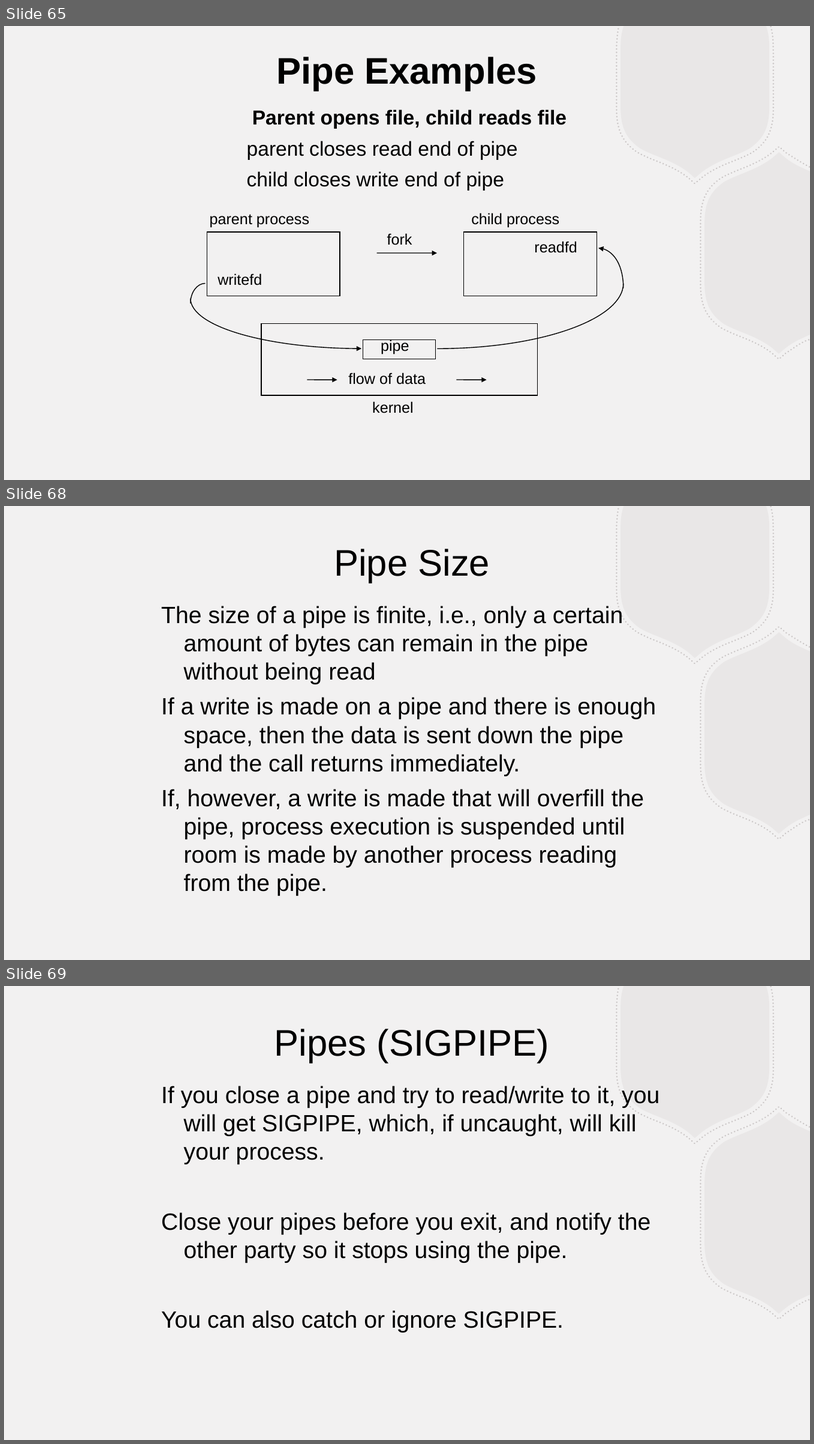
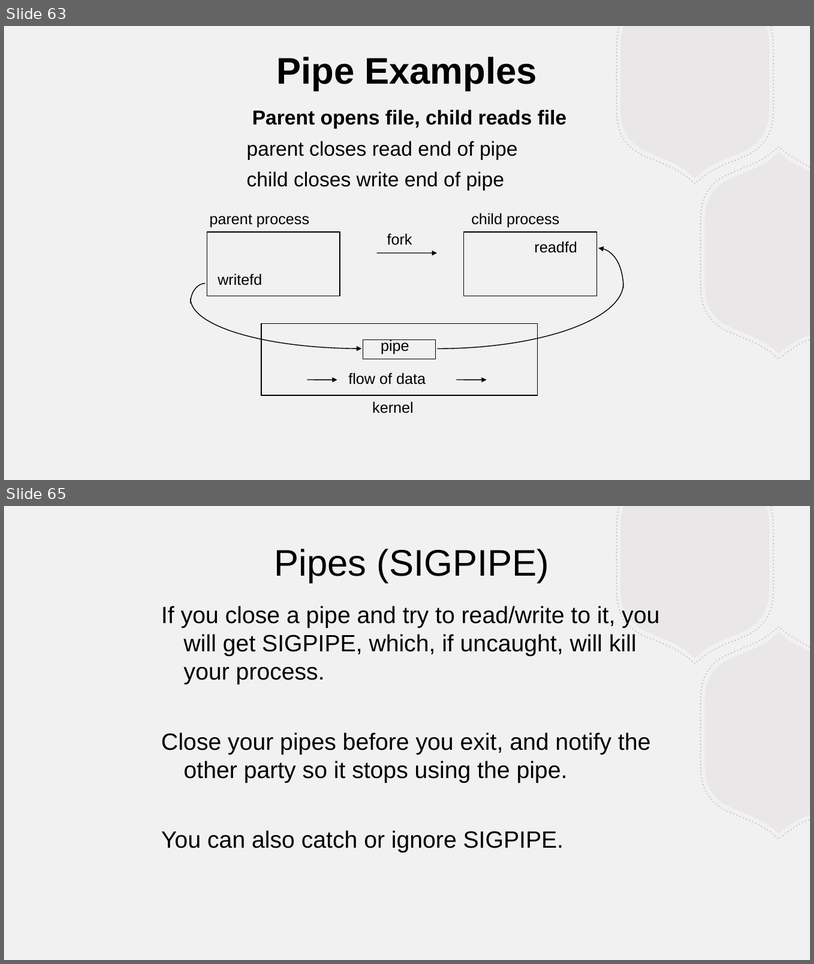
Before and after one commit to BillJr99/Ursinus-CS376, a slide deck: files/lectures/shellipc.pptx. Shown one above the other, each under a label of ours: slides 65, 68 and 69 before the commit, slides 63 and 65 after it; the slides between them are not shown. The pictures are 814x1444 and 814x964 pixels, drawn with LibreOffice and Linux fonts; fonts in the diff are those of the drawing. Boxes give left, top, right and bottom in pixels: in the first picture for what was removed or moved away, otherwise in the second. Text is boxed around its words. In the diff, an @@ line names an element or a change of style, - is before the commit and + after.

```diff
--- a/files/lectures/shellipc.pptx
+++ b/files/lectures/shellipc.pptx
@@ slide 68 removed at (x1=4, y1=506, x2=810, y2=960), background #F2F1F1; not listed: 4 template elements that a slide beside it also shows @@
@@ text removed at (x1=334, y1=549, x2=490, y2=583) @@
-Pipe Size
@@ text removed at (x1=161, y1=606, x2=656, y2=895) @@
-The size of a pipe is finite, i.e., only a certain amount of bytes can remain in the pipe without being read
-If a write is made on a pipe and there is enough space, then the data is sent down the pipe and the call returns immediately.
-If, however, a write is made that will overfill the pipe, process execution is suspended until room is made by another process reading from the pipe.
@@ what was slide 65 is now slide 63 @@
@@ what was slide 69 is now slide 65 @@
```
Also in this commit, not shown: 5 slides changed, 1 slide added, 15 other slides removed.
